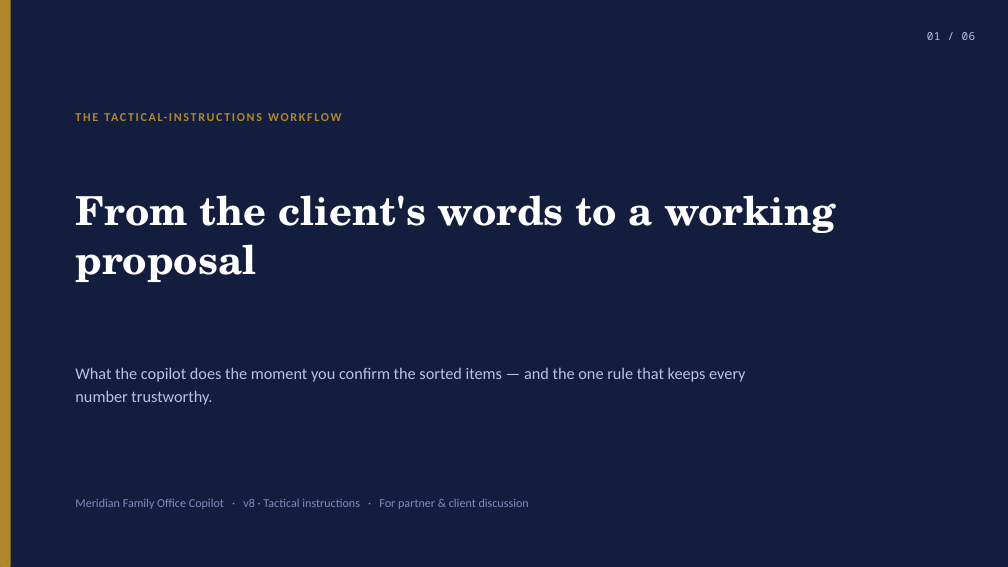
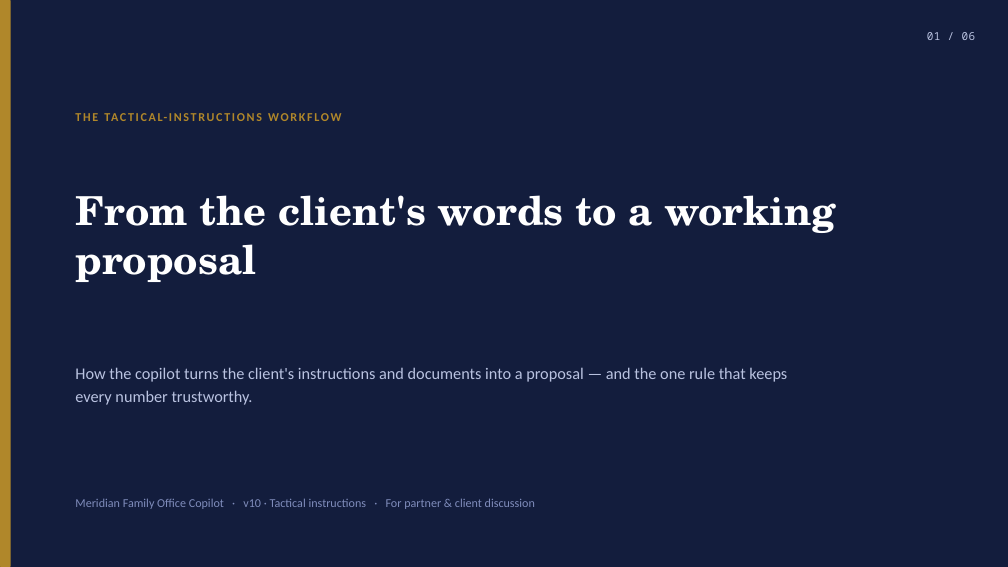
Before and after one commit to desmond108/family-office-copilot, a slide deck: slide 1 of Tactical_Workflow.pptx. Drawn at 1008x567 pixels with LibreOffice and Linux fonts; fonts in the diff are those of the drawing. Boxes give left, top, right and bottom in pixels: in the first picture for what was removed or moved away, otherwise in the second. Text is boxed around its words. In the diff, an @@ line names an element or a change of style, - is before the commit and + after.

```diff
--- a/Tactical_Workflow.pptx
+++ b/Tactical_Workflow.pptx
@@ text at [75, 367, 787, 405]: text changed @@
-What the copilot does the moment you confirm the sorted items — and the one rule that keeps every number trustworthy.
+How the copilot turns the client's instructions and documents into a proposal — and the one rule that keeps every number trustworthy.
@@ text at [75, 498, 535, 509]: text changed @@
-Meridian Family Office Copilot · v8 · Tactical instructions · For partner & client discussion
+Meridian Family Office Copilot · v10 · Tactical instructions · For partner & client discussion
```
Also in this commit, not shown: 3 other slides changed, 2 slides added, 2 slides removed, 14 other files.
